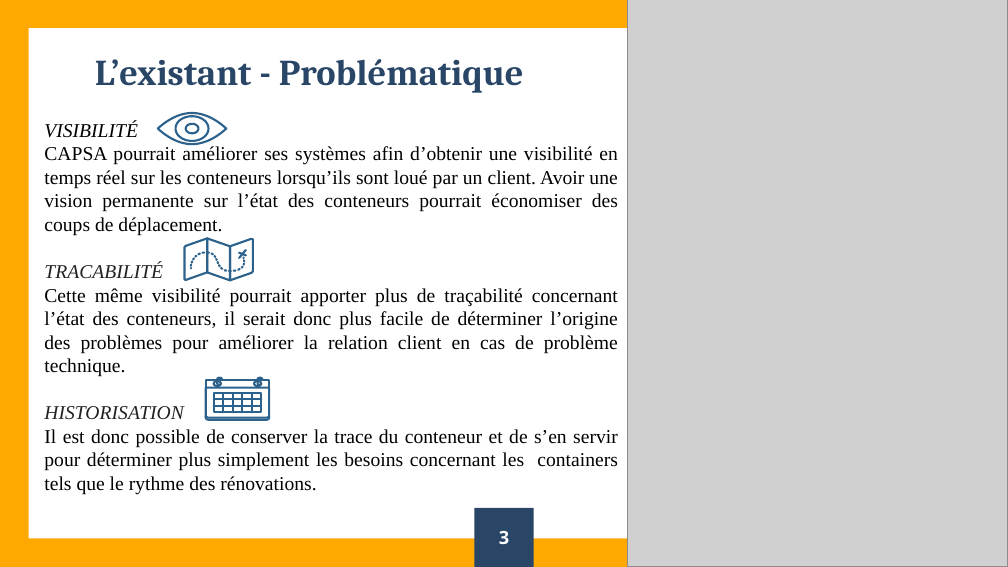
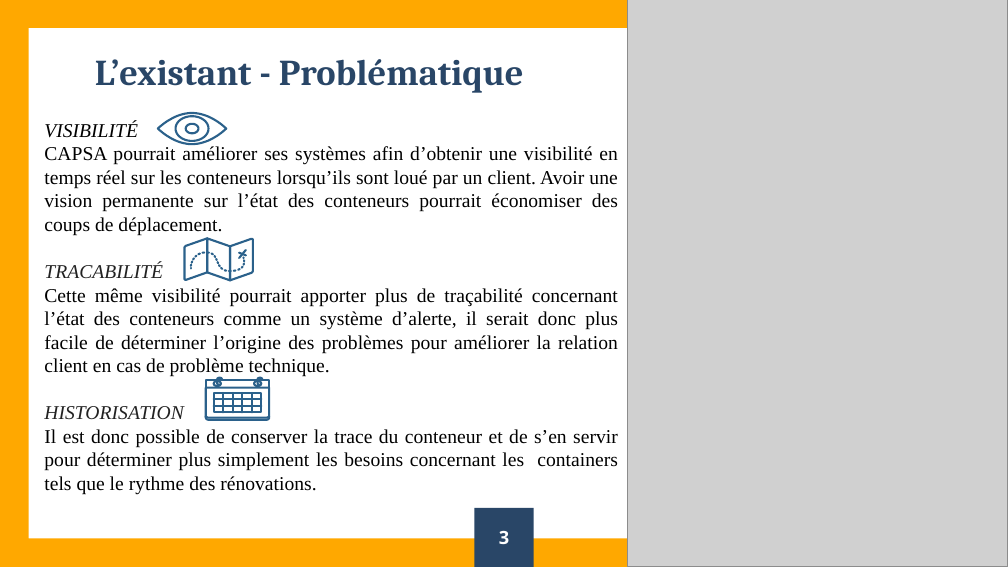
Before and after one commit to Letonade/Hitema-Bachelor-Projet-2018-2019, a slide deck: slide 3 of FichierExterneProjet/Slide-projet-annuel.pptx. Drawn at 1008x567 pixels with LibreOffice and Linux fonts; fonts in the diff are those of the drawing; grey boxes stand for pictures. Boxes give left, top, right and bottom in pixels: in the first picture for what was removed or moved away, otherwise in the second. Text is boxed around its words. In the diff, an @@ line names an element or a change of style, - is before the commit and + after.

```diff
--- a/FichierExterneProjet/Slide-projet-annuel.pptx
+++ b/FichierExterneProjet/Slide-projet-annuel.pptx
@@ text at [44,288,618,377]: text changed @@
-Cette même visibilité pourrait apporter plus de traçabilité concernant l’état des conteneurs, il serait donc plus facile de déterminer l’origine des problèmes pour améliorer la relation client en cas de problème technique.
+Cette même visibilité pourrait apporter plus de traçabilité concernant l’état des conteneurs comme un système d’alerte, il serait donc plus facile de déterminer l’origine des problèmes pour améliorer la relation client en cas de problème technique.
```
Also in this commit, not shown: 2 other slides changed, 1 other file.
